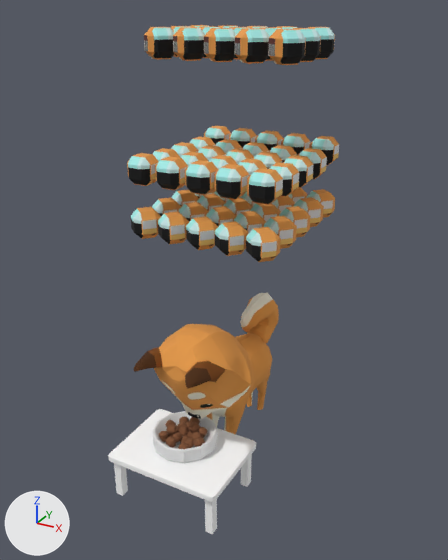
Two versions of the OBJ model ChiBaApp/app/src/main/assets/models/fullBowl/fullBowl_frame15.obj, one commit apart.
Before and after are seen from a camera (50 mm lens) standing at (10.35, -19.91, 15.09) and looking at (0.15, -1.36, 5.82). The axes (+X, +Y, +Z) are drawn at lower left. The lights are the same throughout. Where no turn or scale is listed for an object, it has been applied to the vertices. Vertices at the same position are counted once.

The older version as bpy lines, for what is in view:
```python
me_fullbowl_frame15 = bpy.data.meshes.new('fullBowl_frame15')
me_fullbowl_frame15.from_pydata(...)  # 4000 vertices, 4863 faces; spans x -2.9..2.8, y -5.9..3.5, z -1.9..14.5
# faces by material slot: [1942, 1216, 319, 1386]
me_fullbowl_frame15.materials.append(mat_fressnapffull_phong2sg)  # picture img_chibaalltextures_jpg
me_fullbowl_frame15.materials.append(mat_newrigging1_lambert2sg)  # picture img_chibaalltextures_jpg
me_fullbowl_frame15.materials.append(mat_tisch_aistandard1sg)  # white #ffffff
me_fullbowl_frame15.materials.append(mat_initialshadinggroup)  # picture img_chibaalltextures_jpg
ob_fullbowl_frame15 = bpy.data.objects.new('fullBowl_frame15', me_fullbowl_frame15)
ob_fullbowl_frame15.location = (0.0, 0.0, 0.0)
```
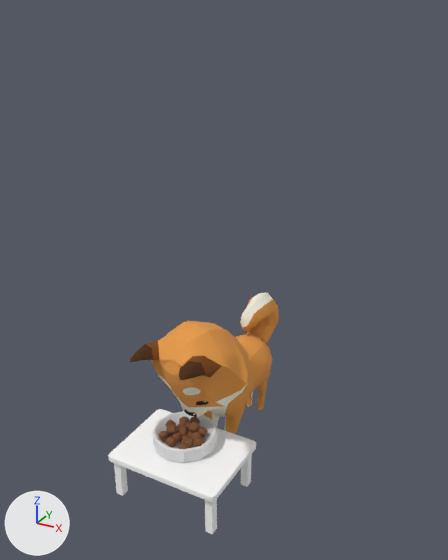
Location of each change, [x1, y1, x2, y2] in pixels of the pictures (448 x 560 px; the box of a moved part takes in the faces that stretch with it):
'fullBowl_frame15', reshaped (26% narrower, 52% shorter)
    before: [108, 25, 339, 534]
    after: [108, 292, 279, 534]
part 1 of me_fullbowl_frame15, deleted
    before: [127, 25, 339, 262]
part 2 of me_fullbowl_frame15, moved or reshaped
    before: [134, 324, 251, 419]
    after: [130, 320, 249, 417]
part 3 of me_fullbowl_frame15, surface changed
    before: [134, 360, 201, 387]

Edits to the bpy script that builds the scene:
```text
Change me_fullbowl_frame15:
    used by ob_fullbowl_frame15; location = (0.0, 0.0, 0.0)
    remove me_fullbowl_frame15.from_pydata(...)  # 4000 vertices, 4863 faces; spans x -2.9..2.8, y -5.9..3.5, z -1.9..14.5
    add me_fullbowl_frame15.from_pydata(...)  # 2440 vertices, 3173 faces; spans x -2.3..2.3, y -5.9..3.5, z -1.9..4.6
    me_fullbowl_frame15 part 1: 65 loose pieces with 1560 vertices, spanning x -2.9..2.8, y -3.2..3.2, z 7.5..14.5, are deleted
    me_fullbowl_frame15 part 2
    47 vertices are removed from x -1.6..1.9, y -5.5..-0.7, z 2.2..4.4
    167 faces are deleted
    10 vertices in x -0.2..1.6, y -3.6..-2.7, z 0.8..3.5 move by (-0.1, -0.1, 0.1)
    10 vertices in x -0.6..1.4, y -3.8..-2.3, z 1.0..4.4 move by (-0.1, 0.0, 0.1)
    8 vertices in x -1.0..0.1, y -4.6..-4.0, z 2.5..4.1 move by (-0.2, 0.1, 0.2)
    8 vertices in x -1.7..0.6, y -3.6..-2.3, z 1.6..4.5 move by (-0.1, 0.1, 0.1)
    8 vertices in x -1.8..0.0, y -3.6..-2.5, z 2.2..4.5 move by (-0.1, 0.2, 0.1)
    7 vertices in x -1.9..0.0, y -3.1..-1.9, z 2.5..4.6 move by (-0.1, 0.1, 0.0)
    54 vertices move from x -1.8..2.0, y -5.5..-1.2, z 0.8..4.3 to x -1.8..1.9, y -5.3..-1.2, z 0.9..4.4
    47 vertices are added at x -1.7..1.7, y -5.5..-0.7, z 2.3..4.5
    167 new faces join them, mat_newrigging1_lambert2sg (picture img_chibaalltextures_jpg)
    me_fullbowl_frame15 part 3: 8 kept faces spanning x -1.5..1.1, y -5.3..-4.5, z 3.7..4.0 get new texture (UV) coordinates
```
